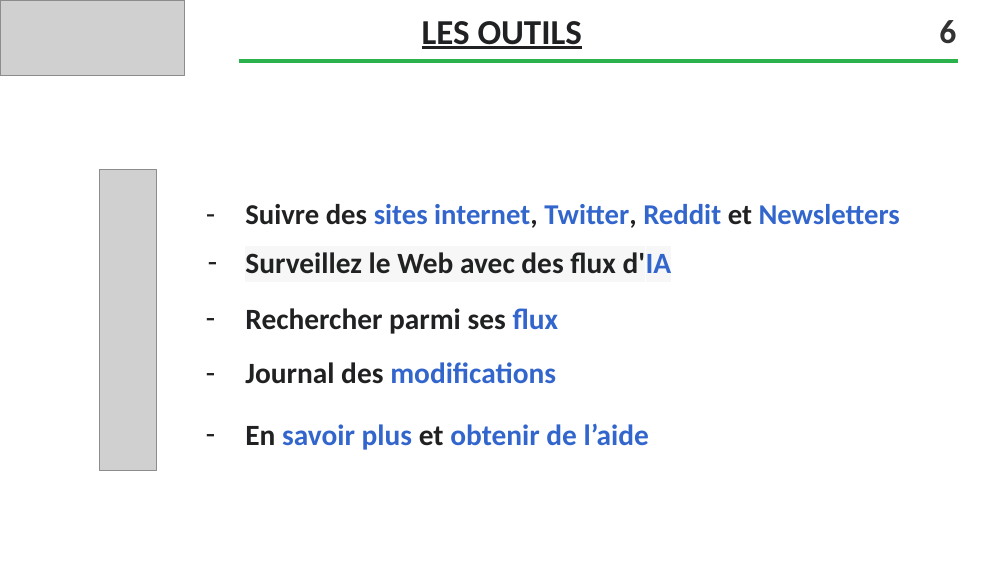
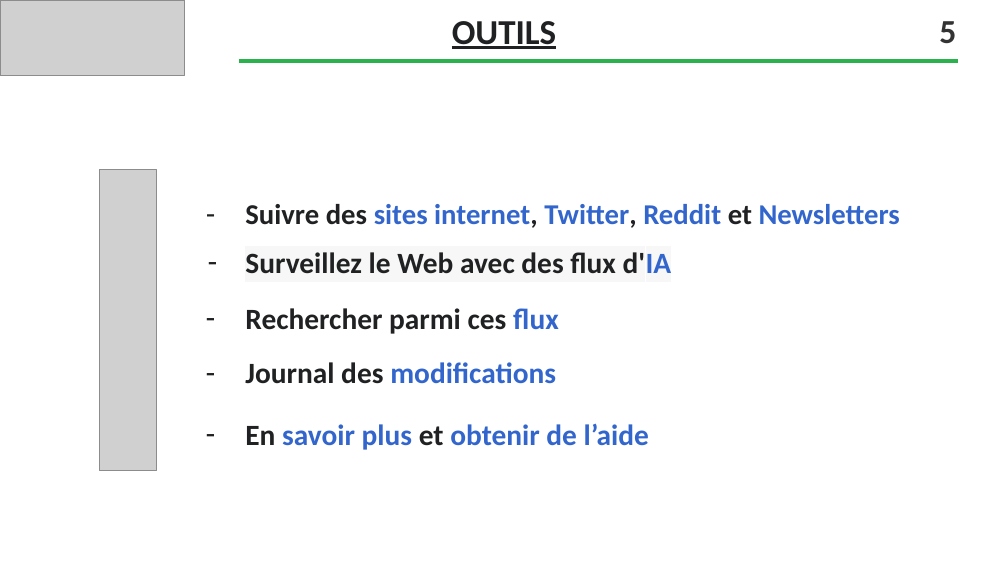
Before and after one commit to lionelagf/Menu-maker-by-qwenta, a slide deck: slide 7 of Faure_Lionel_1_veille_012024.pptx. Drawn at 1008x567 pixels with LibreOffice and Linux fonts; fonts in the diff are those of the drawing; grey boxes stand for pictures; background and template pictures are left out. Boxes give left, top, right and bottom in pixels: in the first picture for what was removed or moved away, otherwise in the second. Text is boxed around its words. In the diff, an @@ line names an element or a change of style, - is before the commit and + after.

```diff
--- a/Faure_Lionel_1_veille_012024.pptx
+++ b/Faure_Lionel_1_veille_012024.pptx
@@ text at (x1=452, y1=21, x2=556, y2=49): text changed @@
-LES OUTILS
+OUTILS
@@ text at (x1=939, y1=21, x2=956, y2=44): text changed @@
-6
+5
@@ text at (x1=245, y1=308, x2=559, y2=334): text changed @@
-– Rechercher parmi ses flux
+– Rechercher parmi ces flux
```
Also in this commit, not shown: 9 other slides changed, 4 slides added, 6 other files.
